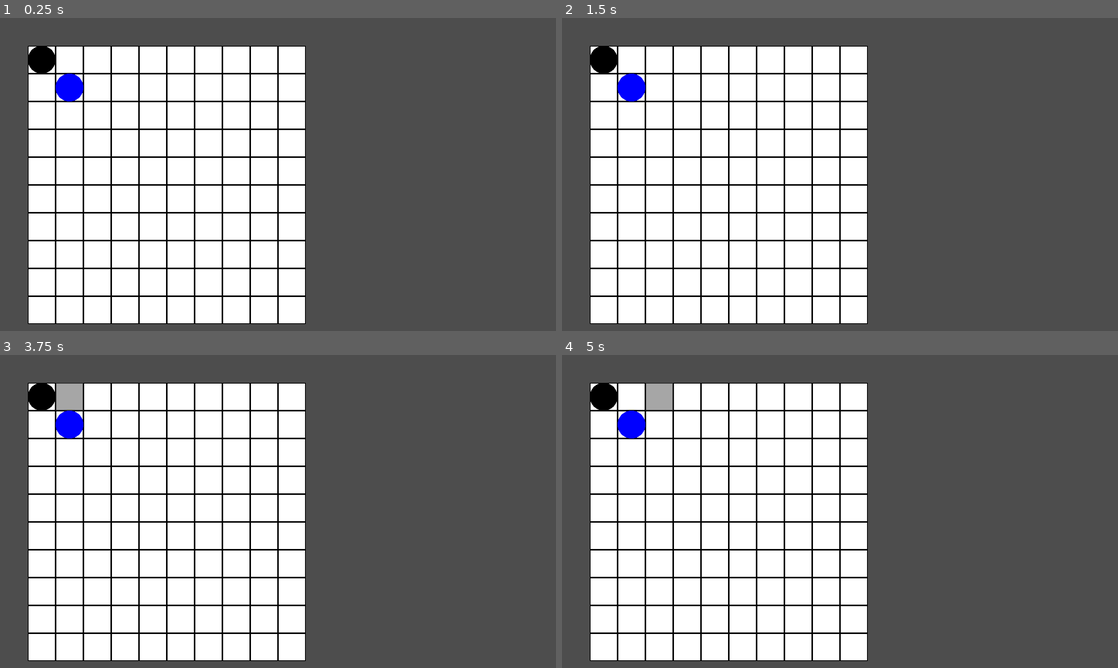
Above: before the commit, frames 1-4 (two rows, left to right).
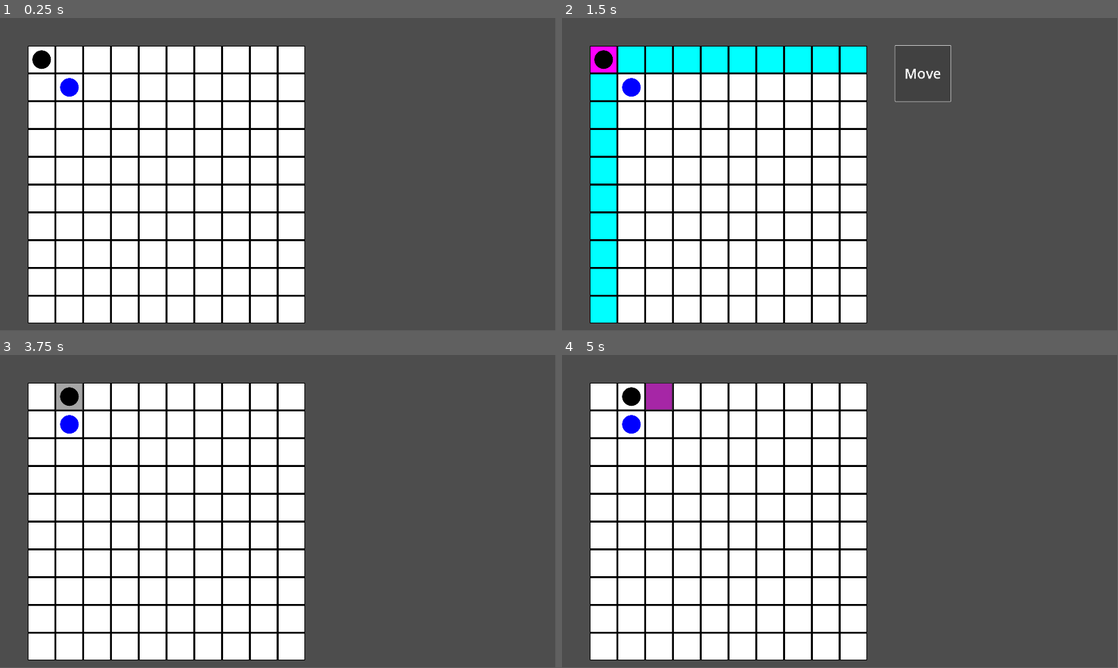
Above: after the commit, the same moments.

Repository: dlee4901/grid-game
Game: Godot game, scene res://scenes/main.tscn
Two runs of this game, one before a commit and one after it. Both use one fixed random seed, a clock stepped at 60 frames per second and the inputs below.
Inputs (mouse positions are in pixels of both pictures, inside the frame that each line leads up to):
- Up to frame 1 (0.25 s): no input
- Up to frame 2 (1.5 s): tap Enter at 0.5 s; move the mouse to (606, 58) at 0.52 s; tap W (key_w) at 0.6 s; click (606, 58) at 0.67 s; click (923, 74) at 1.25 s, where only the run after the commit has a clickable "Move"
- Up to frame 3 (3.75 s): click (361, 411) at 2 s, where only the run after the commit has a clickable "Move"; click (361, 411) at 2.75 s, where only the run after the commit has a clickable "Move"; tap Space at 3.5 s; move the mouse to (66, 395) at 3.52 s; click (66, 395) at 3.6 s
- Up to frame 4 (5 s): tap Enter at 4.25 s; move the mouse to (662, 395) at 4.27 s; tap W (key_w) at 4.35 s; click (662, 395) at 4.42 s
In our replay, the window is 800x450 before the commit and 799x449 after it. These sizes can differ from the game's own. Grey fills any space a smaller window leaves; there, only what the larger window draws over its background counts as a difference.

The runs differ from the first frame. In frame 1, 5.1% of the frame differs, in the area x 5-55%, y 8-98%; in frame 2, 12%, in the area x 5-70%, y 8-98%; in frame 3, 5.4%; in frame 4, 5.8%.
Error before the commit: Invalid call. Nonexistent function 'hide' in base 'Nil'. (res://scripts/states/grid/selecting_unit.gd:7)

Commit message:
fix state transitions + update gui

Diff:
--- a/project.godot
+++ b/project.godot
@@ -21,8 +21,8 @@
 
 [display]
 
-window/size/viewport_width=1280
-window/size/viewport_height=720
+window/size/viewport_width=1920
+window/size/viewport_height=1080
 
 [input]
 
--- a/scenes/grid.tscn
+++ b/scenes/grid.tscn
@@ -21,12 +21,7 @@
 
 [node name="Bishop" parent="." instance=ExtResource("3_xdcsv")]
 
-[node name="CanvasLayer" type="CanvasLayer" parent="."]
-
-[node name="UnitGUI" type="VBoxContainer" parent="CanvasLayer"]
-offset_right = 40.0
-offset_bottom = 40.0
-script = ExtResource("7_eamlq")
+[node name="StateMachineHandler" type="Node2D" parent="."]
 
 [node name="StateMachine" type="Node" parent="." node_paths=PackedStringArray("initial_state")]
 script = ExtResource("2_ollib")
@@ -41,4 +36,11 @@
 [node name="SelectingTraversal" type="Node" parent="StateMachine"]
 script = ExtResource("5_cc6l7")
 
-[connection signal="button_pressed" from="CanvasLayer/UnitGUI" to="." method="_on_unit_gui_button_pressed"]
+[node name="CanvasLayer" type="CanvasLayer" parent="."]
+
+[node name="UnitGui" type="VBoxContainer" parent="CanvasLayer"]
+offset_right = 40.0
+offset_bottom = 40.0
+script = ExtResource("7_eamlq")
+
+[connection signal="button_pressed" from="CanvasLayer/UnitGui" to="." method="_on_unit_gui_button_pressed"]
--- a/scenes/tile.tscn
+++ b/scenes/tile.tscn
@@ -4,7 +4,7 @@
 [ext_resource type="Texture2D" uid="uid://dh2plwqj0nt4e" path="res://assets/tile.png" id="2_ipqgs"]
 
 [sub_resource type="RectangleShape2D" id="RectangleShape2D_hxbpr"]
-size = Vector2(64, 64)
+size = Vector2(96, 96)
 
 [node name="Tile" type="Area2D"]
 script = ExtResource("1_knirw")
@@ -13,7 +13,6 @@
 texture = ExtResource("2_ipqgs")
 
 [node name="CollisionShape2D" type="CollisionShape2D" parent="."]
-visible = false
 shape = SubResource("RectangleShape2D_hxbpr")
 
 [connection signal="mouse_entered" from="." to="." method="_on_mouse_entered"]
--- a/scenes/units/bishop.tscn
+++ b/scenes/units/bishop.tscn
@@ -17,3 +17,8 @@
 script = ExtResource("3_fe8nf")
 direction = 3
 distance = -1
+
+[node name="Move2" type="Node" parent="."]
+script = ExtResource("3_fe8nf")
+direction = 4
+distance = -1
--- a/scripts/autoload/settings.gd
+++ b/scripts/autoload/settings.gd
@@ -1,6 +1,6 @@
 extends Node
 
-var screen_size = Vector2i(1280, 720)
+var screen_size = Vector2i(1920, 1080)
 
 # Called when the node enters the scene tree for the first time.
 func _ready():
@@ -15,9 +15,10 @@
 # https://docs.godotengine.org/en/stable/classes/class_window.html#enum-window-contentscalemode
 func init_window():
 	get_tree().root.content_scale_size = screen_size
-	get_tree().root.content_scale_mode = 2 	# stretch_mode = viewport
-	get_tree().root.content_scale_aspect = 1 	# stretch_aspect = keep
-	get_tree().root.content_scale_stretch = 1  # stretch_mode = integer
+	get_tree().root.content_scale_mode = 1     # disabled, canvas-items, viewport
+	get_tree().root.content_scale_aspect = 4   # ignore, keep, keep width, keep height, expand
+	get_tree().root.content_scale_stretch = 0  # fractional, integer
+	get_tree().get_root().set_min_size(screen_size)
 
 func init_inputs():
 	var mouse_left_click = InputEventMouseButton.new()
--- a/scripts/autoload/util.gd
+++ b/scripts/autoload/util.gd
@@ -9,3 +9,7 @@
 	var child = scene.instantiate()
 	tree.add_child(child)
 	return child
+
+func queue_free_children(node):
+	for child in node.get_children():
+		child.queue_free()
--- a/scripts/grid.gd
+++ b/scripts/grid.gd
@@ -6,6 +6,9 @@
 
 @export var max_x: int
 @export var max_y: int
+
+@onready var unit_gui = get_node("CanvasLayer").get_node("UnitGui")
+@onready var state_machine = get_node("StateMachine")
 
 enum Terrain {DEFAULT, ROCK, HOLE}
 
@@ -13,12 +16,10 @@
 var units: Array[Unit]
 var terrain: Array[Terrain]
 
-@onready var unit_gui = get_node("CanvasLayer").get_node("UnitGUI")
-#@onready var state_machine = $StateMachine
-var state_machine: StateMachine
-
 var selected_position: Vector2i
 var traversable_positions: Array[Vector2i]
+
+signal clear_selected
 
 # Called when the node enters the scene tree for the first time.
 func _ready():
@@ -26,12 +27,11 @@
 	units.resize(max_x * max_y)
 	terrain.resize(max_x * max_y)
 	selected_position = Vector2i(0, 0)
+
 	init_tiles()
+	init_gui()
 	place_units()
-	print(unit_gui)
-	print("test1")
-	state_machine = get_node("StateMachine")
-	print("test2")
+	state_machine.init()
 
 # Called every frame. 'delta' is the elapsed time since the previous frame.
 func _process(delta):
@@ -43,35 +43,34 @@
 		state_machine.current_state.unit_selected()
 	else:
 		state_machine.current_state.tile_selected()
-	#var positions: Array[Vector2i]
-	#var unit = get_unit(grid_position)
-	#if not selected_position:
-		#if unit != null:
-			#positions = get_traversable_positions(grid_position)
-			#set_tiles_traversable(positions)
-			#selected_position = grid_position
-		#else:
-			#reset_all_tiles()
-	#else:
-		#if get_tile(grid_position).state["traversable"]:
-			#update_unit_position(selected_position, grid_position)
-		#selected_position = Vector2i(0, 0)
-		#reset_all_tiles()
 
 func _on_unit_gui_button_pressed(traversal):
 	state_machine.current_state.traversal_selected(traversal)
 
-func place_units():
-	for child in get_children():
-		if child is Unit:
-			set_unit_position(child, child.grid_position)
-			child.z_as_relative = false
-
 func get_tile(position: Vector2i) -> Tile:
 	return tiles[flatten(position)]
 
 func get_unit(position: Vector2i) -> Unit:
 	return units[flatten(position)]
+
+func init_gui():
+	var tile_size = tiles[0].collision.shape.size.x
+	var x_pos = tile_size * max_x + 2 * tile_size
+	var y_pos = tile_size
+	unit_gui.position = Vector2i(x_pos, y_pos)
+	unit_gui.button_size = Vector2i(tile_size * 2, tile_size * 2)
+
+func init_tiles():
+	for i in tiles.size():
+		set_tile_position(create_tile(), unflatten(i))
+
+func create_tile() -> Tile:
+	#var tile = Util.load_tree_scene(self, tile_scene)
+	var tile = tile_scene.instantiate()
+	tile.grid = self
+	tile.selected.connect(_on_tile_selected)
+	add_child(tile)
+	return tile
 
 func set_tile_position(tile: Tile, position: Vector2i, terrain_type=Terrain.DEFAULT):
 	if not is_legal_position(position):
@@ -81,6 +80,32 @@
 	tile.position = tile.offset * position + tile.offset/2
 	terrain[flatten(position)] = terrain_type
 
+func reset_all_tiles():
+	clear_selected.emit()
+	#for tile in tiles:
+		#tile.reset_state()
+
+func set_tiles_traversable(positions: Array[Vector2i]):
+	for i in positions:
+		get_tile(i).set_traversable(true)
+
+func place_units():
+	for child in get_children():
+		if child is Unit:
+			set_unit_position(child, child.grid_position)
+			child.z_as_relative = false
+
+func set_unit_position(unit: Unit, position: Vector2i):
+	if not is_legal_position(position):
+		return
+	units[flatten(position)] = unit
+	unit.grid_position = position
+	unit.position = get_tile(position).offset * position + get_tile(position).offset/2
+
+func delete_unit_position(position: Vector2i):
+	var unit = units[flatten(position)]
+	units[flatten(position)] = null
+
 func update_unit_position(src: Vector2i, dst: Vector2i):
 	var unit = get_unit(src)
 	if unit == null:
@@ -88,39 +113,11 @@
 	delete_unit_position(src)
 	set_unit_position(unit, dst)
 
-func set_unit_position(unit: Unit, position: Vector2i):
-	if not is_legal_position(position):
-		return
-	units[flatten(position)] = unit
-	unit.grid_position = position
-	unit.position = get_tile(position).offset * position + get_tile(position).offset/2
-
-func delete_unit_position(position: Vector2i):
-	var unit = units[flatten(position)]
-	units[flatten(position)] = null
-
-func create_tile() -> Tile:
-	var tile = Util.load_tree_scene(self, tile_scene)
-	tile.selected.connect(_on_tile_selected)
-	return tile
-
-func init_tiles():
-	for i in tiles.size():
-		set_tile_position(create_tile(), unflatten(i))
-
 func flatten(vector: Vector2i) -> int:
 	return (vector.y - 1) * max_x + vector.x - 1
 
 func unflatten(i: int) -> Vector2i:
 	return Vector2i(i % max_x + 1, i / max_x + 1)
-
-func reset_all_tiles():
-	for tile in tiles:
-		tile.reset_state()
-
-func set_tiles_traversable(positions: Array[Vector2i]):
-	for i in positions:
-		get_tile(i).set_traversable(true)
 
 func get_traversable_positions(position: Vector2i, traversal: Traversal) -> Array[Vector2i]:
 	var traversal_positions: Array[Vector2i]
@@ -130,7 +127,7 @@
 	var absolute_directions = get_absolute_directions(get_unit(position), traversal)
 	var xy_directions = get_xy_directions(absolute_directions)
 	var valid_positions: Array[Vector2i]
-	if unit.traversal.direction == Traversal.Direction.step or unit.traversal.direction == Traversal.Direction.stride:
+	if traversal.direction == Traversal.Direction.step or traversal.direction == Traversal.Direction.stride:
 		valid_positions = get_valid_positions_step(position, xy_directions, traversal)
 	else:
 		valid_positions = get_valid_positions(position, xy_directions, traversal)
--- a/scripts/states/grid/selecting_gui.gd
+++ b/scripts/states/grid/selecting_gui.gd
@@ -1,19 +1,18 @@
 extends State
 class_name SelectingGui
 
-var unit: Unit
-
 func enter():
-	unit = ref.get_unit(ref.selected_position)
-	ref.unit_gui.load_traversals(unit)
+	var unit_traversals = ref.get_unit(ref.selected_position).traversals
+	ref.unit_gui.load_traversals(unit_traversals)
 	ref.unit_gui.show()
 
 func tile_selected():
-	transition.emit(self, "SelectingUnit")
+	transition.emit(self.name, "SelectingUnit")
 
 func unit_selected():
+	print("Unitselected")
 	enter()
 
 func traversal_selected(traversal):
-	ref.trafersable_positions = ref.get_traversable_positions(unit, traversal)
-	transition.emit(self, "SelectingTraversal")
+	ref.traversable_positions = ref.get_traversable_positions(ref.selected_position, traversal)
+	transition.emit(self.name, "SelectingTraversal")
--- a/scripts/states/grid/selecting_traversal.gd
+++ b/scripts/states/grid/selecting_traversal.gd
@@ -1,21 +1,23 @@
 extends State
 class_name SelectingTraversal
 
-var unit: Unit
 var starting_position: Vector2i
 
 func enter():
-	unit = ref.get_unit(ref.selected_position)
 	starting_position = ref.selected_position
 
+func exit():
+	ref.reset_all_tiles()
+
 func tile_selected():
-	if ref.selected_position.state["traversable"]:
+	if ref.get_tile(ref.selected_position).state["traversable"]:
 		ref.update_unit_position(starting_position, ref.selected_position)
 		ref.selected_position = Vector2(0, 0)
-	transition.emit(self, "SelectingUnit")
+	transition.emit(self.name, "SelectingUnit")
 
 func unit_selected():
-	transition.emit(self, "SelectingGui")
+	transition.emit(self.name, "SelectingGui")
 
 func traversal_selected(traversal):
-	ref.trafersable_positions = ref.get_traversable_positions(unit, traversal)
+	ref.reset_all_tiles()
+	ref.traversable_positions = ref.get_traversable_positions(ref.selected_position, traversal)
--- a/scripts/states/grid/selecting_unit.gd
+++ b/scripts/states/grid/selecting_unit.gd
@@ -3,11 +3,10 @@
 
 func enter():
 	ref.reset_all_tiles()
-	print(ref.unit_gui)
-	ref.unit_gui.hide()
+	ref.get_node("CanvasLayer").get_node("UnitGui").hide()
 
 func tile_selected():
 	enter()
 
 func unit_selected():
-	transition.emit(self, "SelectingGui")
+	transition.emit(self.name, "SelectingGui")
--- a/scripts/states/state_machine.gd
+++ b/scripts/states/state_machine.gd
@@ -7,9 +7,6 @@
 var states = {}
 
 func _ready():
-	if initial_state:
-		initial_state.enter()
-		current_state = initial_state
 	for child in get_children():
 		if child is State:
 			states[child.name] = child
@@ -19,8 +16,9 @@
 	if current_state:
 		current_state.update(delta)
 
-func _on_state_transition(old: State, new: State):
-	if old != current_state:
+func _on_state_transition(old: String, new: String):
+	print("state_transition - ", old, " : ", new)
+	if old != current_state.name:
 		return
 	var new_state = states.get(new)
 	if not new_state:
@@ -29,3 +27,8 @@
 		current_state.exit()
 	new_state.enter()
 	current_state = new_state
+
+func init():
+	if initial_state:
+		initial_state.enter()
+		current_state = initial_state
--- a/scripts/tile.gd
+++ b/scripts/tile.gd
@@ -9,11 +9,17 @@
 
 var state = {"hovered": false, "traversable": false}
 
+var grid: Grid
+
 signal selected(grid_position)
 
 # Called when the node enters the scene tree for the first time.
 func _ready():
-	pass
+	var scale_x = collision.shape.size.x/64
+	var scale_y = collision.shape.size.y/64
+	print(scale_x)
+	sprite.scale = Vector2(scale_x, scale_y)
+	grid.clear_selected.connect(_on_clear_selected)
 
 # Called every frame. 'delta' is the elapsed time since the previous frame.
 func _process(delta):
@@ -28,6 +34,9 @@
 func _on_mouse_exited():
 	set_hovered(false)
 
+func _on_clear_selected():
+	reset_state()
+
 func highlight():
 	if state["hovered"]:
 		sprite.modulate.a = 0.5
@@ -37,6 +46,10 @@
 		sprite.modulate.r = 0
 	else:
 		sprite.modulate.r = 1
+	if grid.selected_position == grid_position:
+		sprite.modulate.g = 0
+	else:
+		sprite.modulate.g = 1
 
 func reset_state():
 	state["traversable"] = false
--- a/scripts/unit_gui.gd
+++ b/scripts/unit_gui.gd
@@ -1,15 +1,21 @@
 extends VBoxContainer
 class_name UnitGUI
 
-var buttons: Array[Button]
+var button_size: Vector2i
+var font_size: int
+var traversal_map = {}
 
 signal button_pressed(traversal)
 
 func load_traversals(traversals: Array[Traversal]):
+	Util.queue_free_children(self)
 	for traversal in traversals:
 		var button = Util.load_tree_object(self, Button)
+		button.custom_minimum_size = button_size
+		button.add_theme_font_size_override("font_size", button_size.x / 4)
 		button.text = traversal.name
-		button.pressed.connect(_on_button_pressed.bind(button.text))
+		traversal_map[button.text] = traversal
+		button.pressed.connect(_on_button_pressed.bind(traversal_map[button.text]))
 
-func _on_button_pressed(button):
-	button_pressed.emit(button)
+func _on_button_pressed(traversal):
+	button_pressed.emit(traversal)
